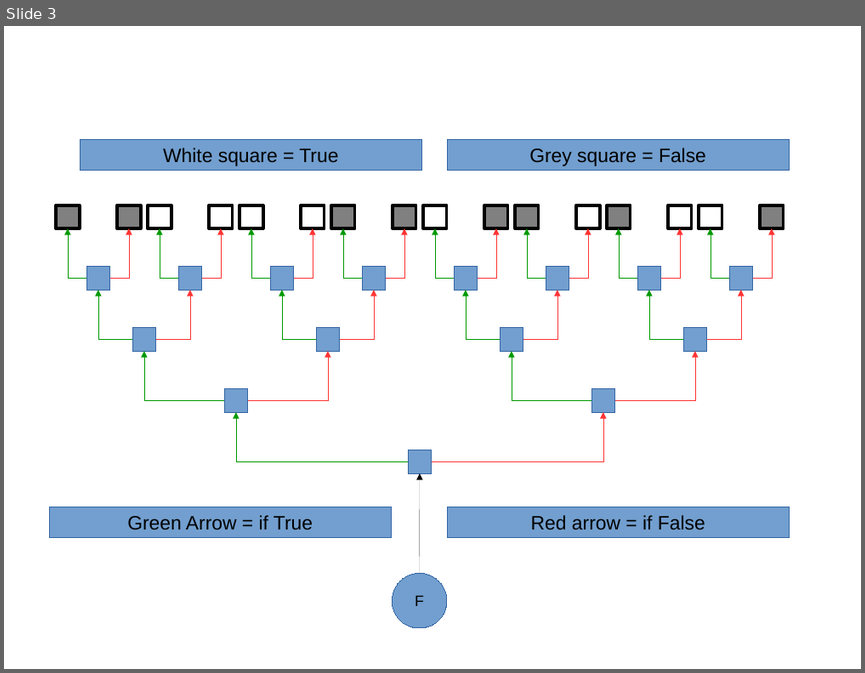
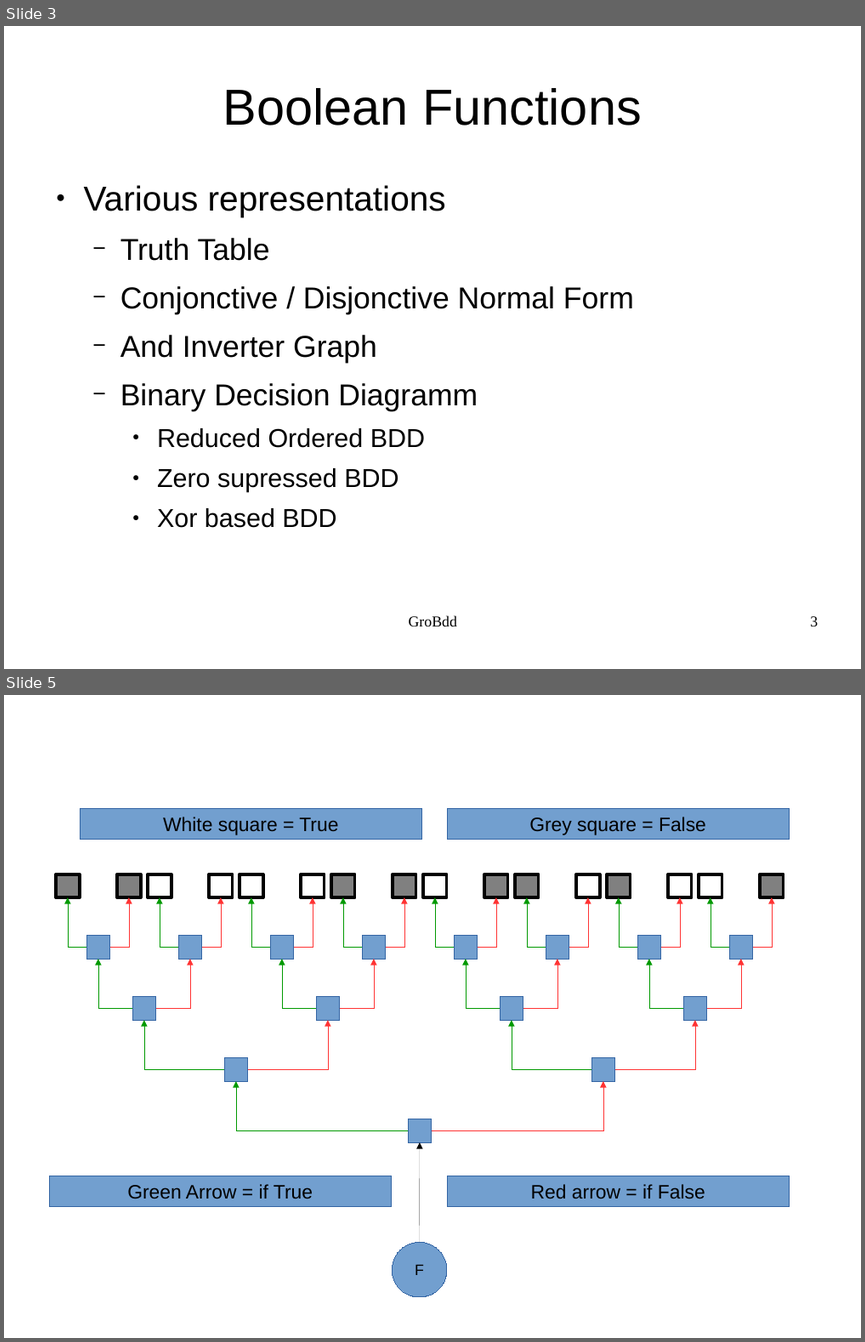
Before and after one commit to FenouilletLucas/DAGaml, a slide deck: doc/2017-04-06/GroBdd's evolution.en.odp. Shown one above the other, each under a label of ours: slide 3 before the commit, slides 3 and 5 after it; the slides between them are not shown. The pictures are 865x673 and 865x1342 pixels, drawn with LibreOffice and Linux fonts; fonts in the diff are those of the drawing. Boxes give left, top, right and bottom in pixels: in the first picture for what was removed or moved away, otherwise in the second. Text is boxed around its words. In the diff, an @@ line names an element or a change of style, - is before the commit and + after.

```diff
--- a/doc/2017-04-06/GroBdd's evolution.en.odp
+++ b/doc/2017-04-06/GroBdd's evolution.en.odp
@@ slide 3 added at (x1=4, y1=26, x2=861, y2=669), background #FFFFFF @@
@@ title added at (x1=223, y1=88, x2=642, y2=125), 46.8 pt, text #000000 @@
+Boolean Functions
@@ text added at (x1=84, y1=185, x2=634, y2=528), 28 pt, text #000000 @@
+● Various representations
+  − Truth Table
+  − Conjonctive / Disjonctive Normal Form
+  − And Inverter Graph
+  − Binary Decision Diagramm
+    ● Reduced Ordered BDD
+    ● Zero supressed BDD
+    ● Xor based BDD
@@ text added at (x1=409, y1=615, x2=457, y2=626), 14 pt, text #000000 @@
+GroBdd
@@ page number added at (x1=810, y1=616, x2=817, y2=626), 14 pt, text #000000 @@
+3
@@ what was slide 3 is now slide 5 @@
```
Also in this commit, not shown: 3 slides changed, 16 other slides added, 2 slides removed, 32 other files.
